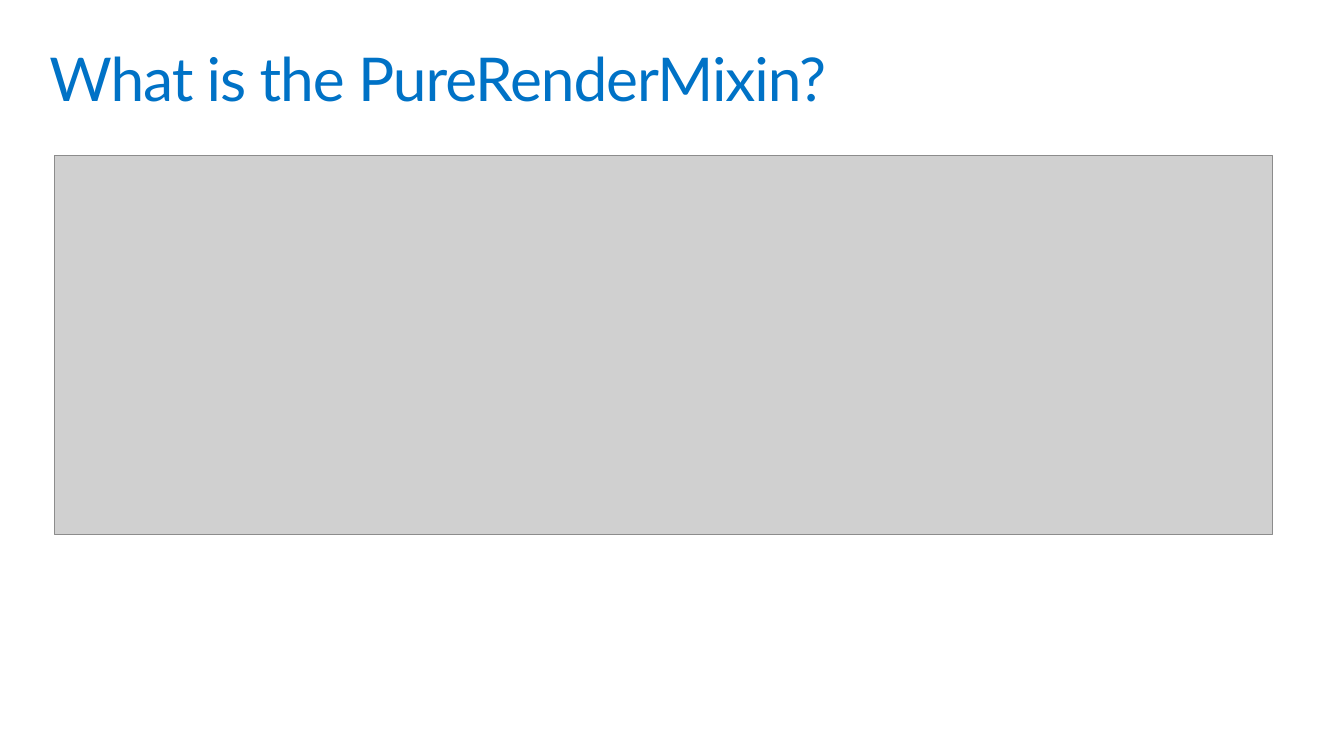
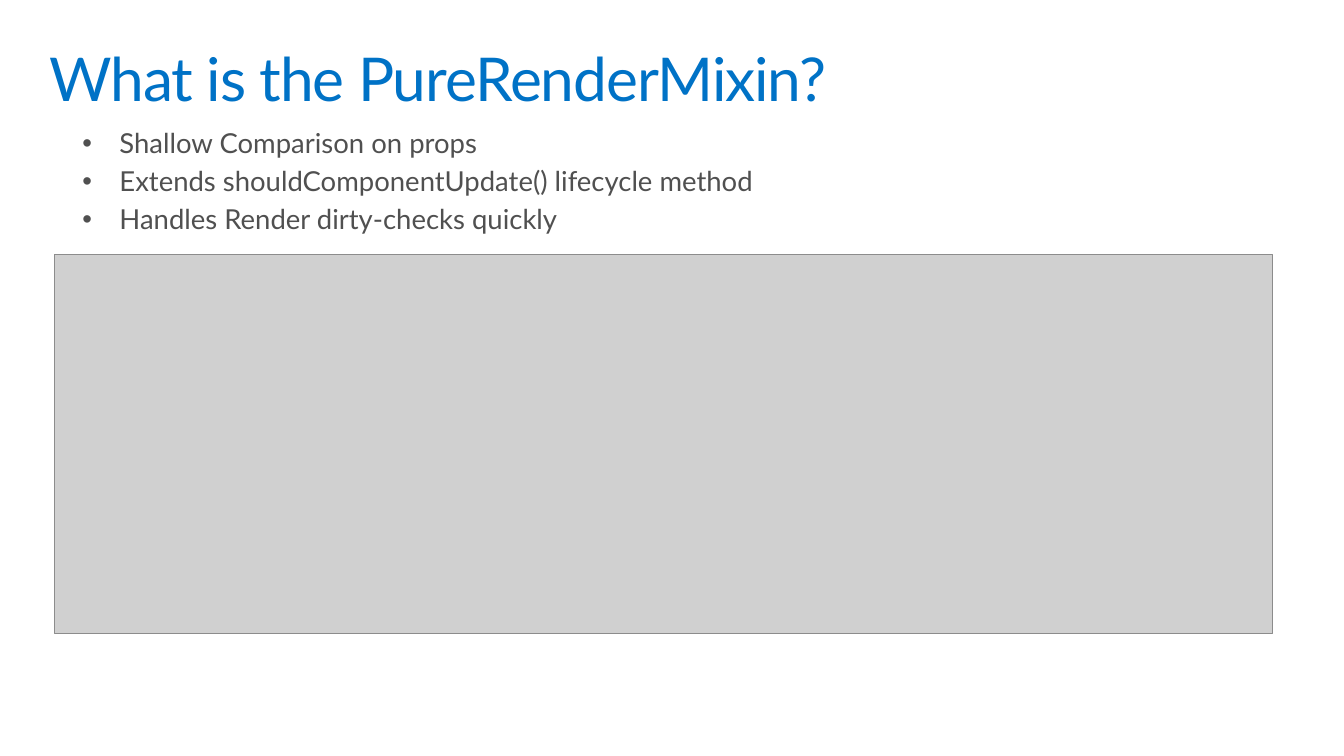
Before and after one commit to Angular-Projects-V-1-to-X/react-learning-2, a slide deck: slide 6 of PPT Slides/04.pptx. Drawn at 1344x756 pixels with LibreOffice and Linux fonts; fonts in the diff are those of the drawing; grey boxes stand for pictures; background and template pictures are left out. Boxes give left, top, right and bottom in pixels: in the first picture for what was removed or moved away, otherwise in the second. Text is boxed around its words. In the diff, an @@ line names an element or a change of style, - is before the commit and + after.

Commit message:
slides changed

```diff
--- a/PPT Slides/04.pptx
+++ b/PPT Slides/04.pptx
@@ text added at [119, 132, 753, 234], 20 pt, text #505050 @@
+• Shallow Comparison on props
+• Extends shouldComponentUpdate() lifecycle method
+• Handles Render dirty-checks quickly
@@ picture: place and size @@
-picture at [54, 155, 1273, 534]
+picture at [54, 254, 1273, 632]
```
Also in this commit, not shown: 2 other files.
